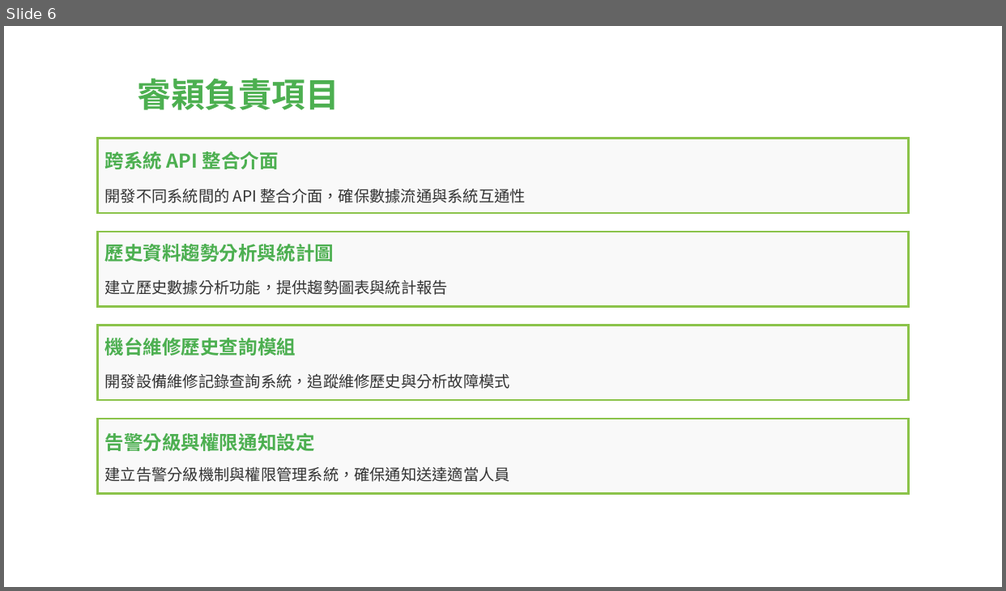
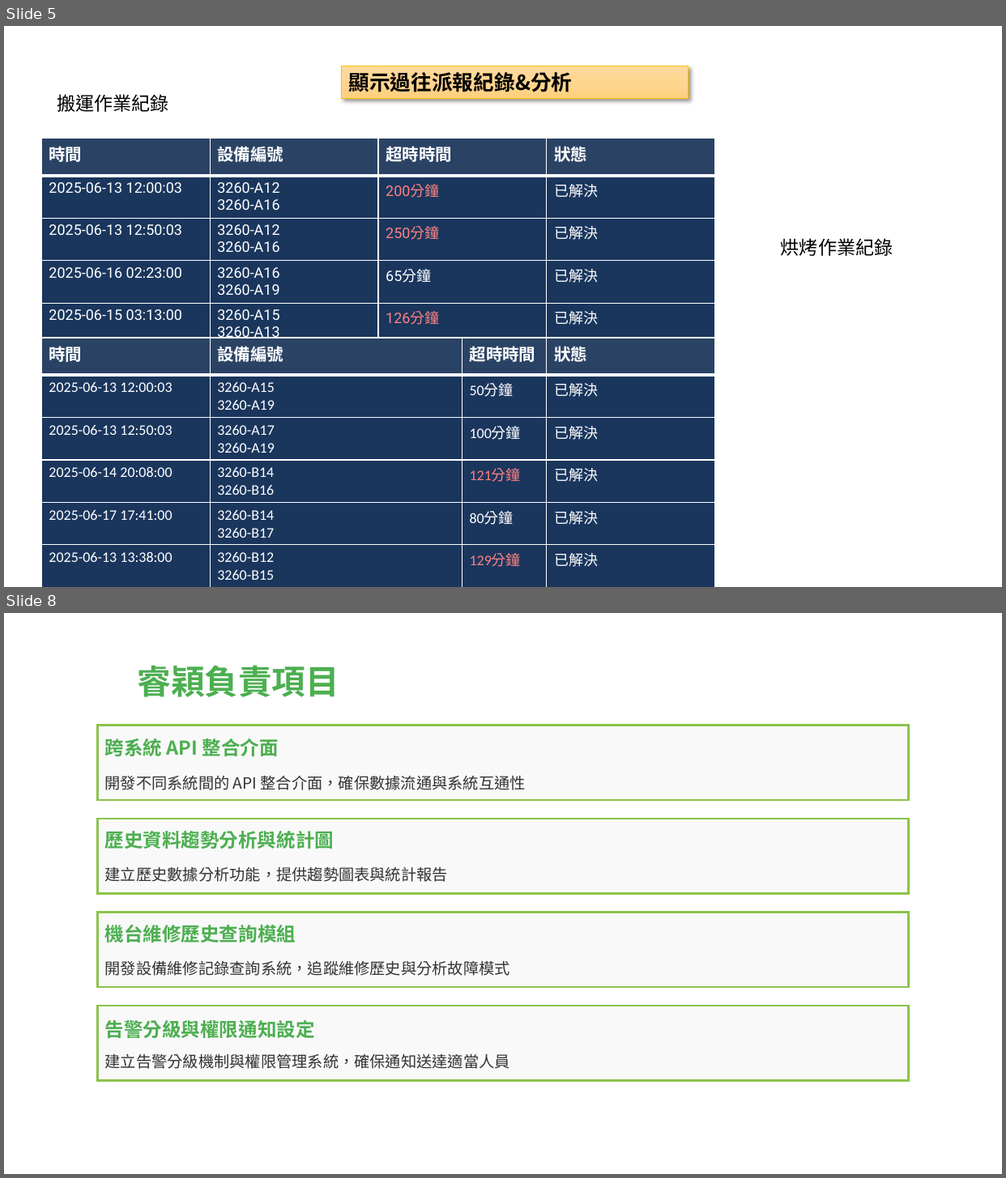
Before and after one commit to xiaLotus/difficult_point_exe, a slide deck: 中控警醒.pptx. Shown one above the other, each under a label of ours: slide 6 before the commit, slides 5 and 8 after it; the slides between them are not shown. The pictures are 1006x591 and 1006x1178 pixels, drawn with LibreOffice and Linux fonts; fonts in the diff are those of the drawing. Boxes give left, top, right and bottom in pixels: in the first picture for what was removed or moved away, otherwise in the second. Text is boxed around its words. In the diff, an @@ line names an element or a change of style, - is before the commit and + after.

```diff
--- a/中控警醒.pptx
+++ b/中控警醒.pptx
@@ slide 5 added at box(4, 26, 1002, 587), background #FFFFFF @@
@@ rectangle added at box(342, 66, 689, 99), fill gradient #FFDB9E to #FFD590 to #FFD07C, outline #FFC000 0.5 pt, 20 pt, text #000000, bold @@
+顯示過往派報紀錄&分析
@@ text added at box(57, 94, 169, 112), 18 pt, text #000000 @@
+搬運作業紀錄
@@ table added at box(41, 139, 715, 395), 6 rows, 4 columns @@
+時間 | 設備編號 | 超時時間 | 狀態
+2025-06-13 12:00:03 | 3260-A12 / 3260-A16 | 200分鐘 | 已解決
+2025-06-13 12:50:03 | 3260-A12 / 3260-A16 | 250分鐘 | 已解決
+2025-06-16 02:23:00 | 3260-A16 / 3260-A19 | 65分鐘 | 已解決
+2025-06-15 03:13:00 | 3260-A15 / 3260-A13 | 126分鐘 | 已解決
+2025-06-17 23:47:00 | 3260-A11 / 3260-A15 | 127分鐘 | 已解決
@@ text added at box(781, 238, 893, 256), 18 pt, text #000000 @@
+烘烤作業紀錄
@@ table added at box(41, 338, 715, 587), 6 rows, 4 columns @@
+時間 | 設備編號 | 超時時間 | 狀態
+2025-06-13 12:00:03 | 3260-A15 / 3260-A19 | 50分鐘 | 已解決
+2025-06-13 12:50:03 | 3260-A17 / 3260-A19 | 100分鐘 | 已解決
+2025-06-14 20:08:00 | 3260-B14 / 3260-B16 | 121分鐘 | 已解決
+2025-06-17 17:41:00 | 3260-B14 / 3260-B17 | 80分鐘 | 已解決
+2025-06-13 13:38:00 | 3260-B12 / 3260-B15 | 129分鐘 | 已解決
@@ what was slide 6 is now slide 8 @@
```
Also in this commit, not shown: 5 slides changed, 1 other slide added, 1 slide removed.
